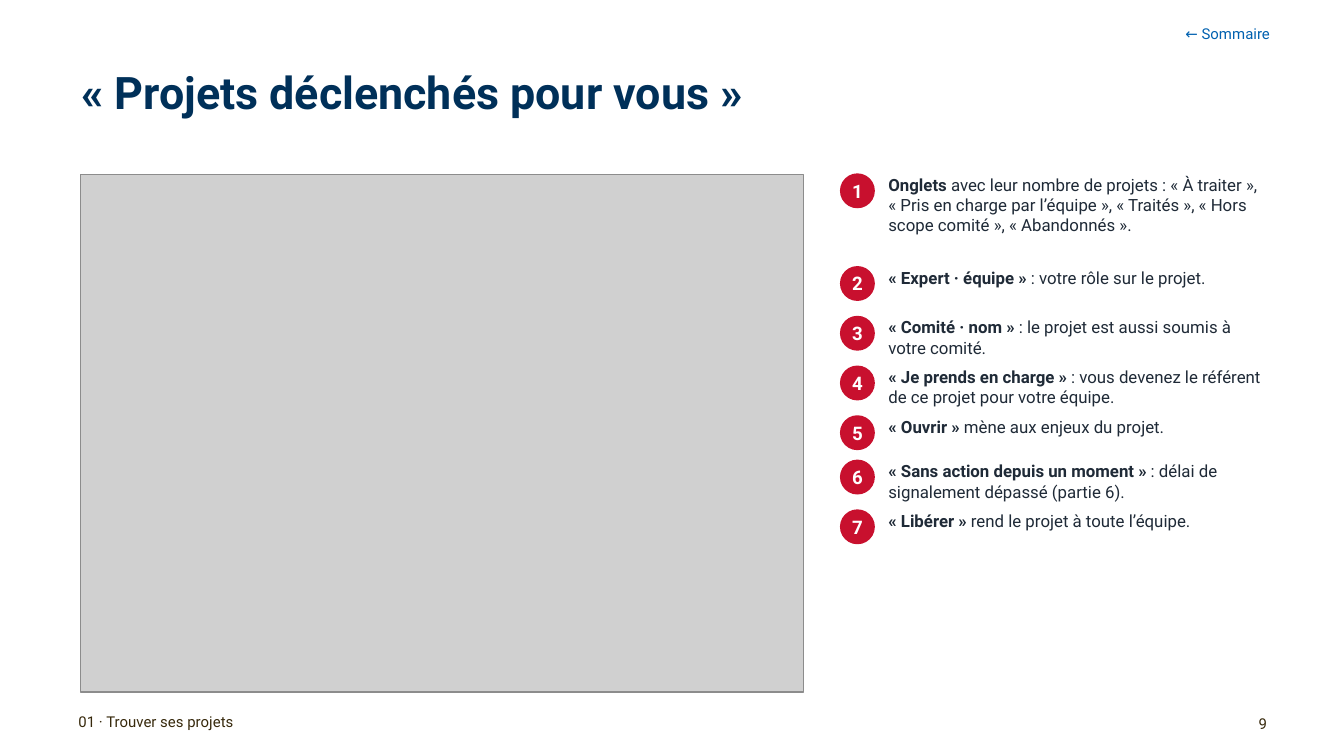
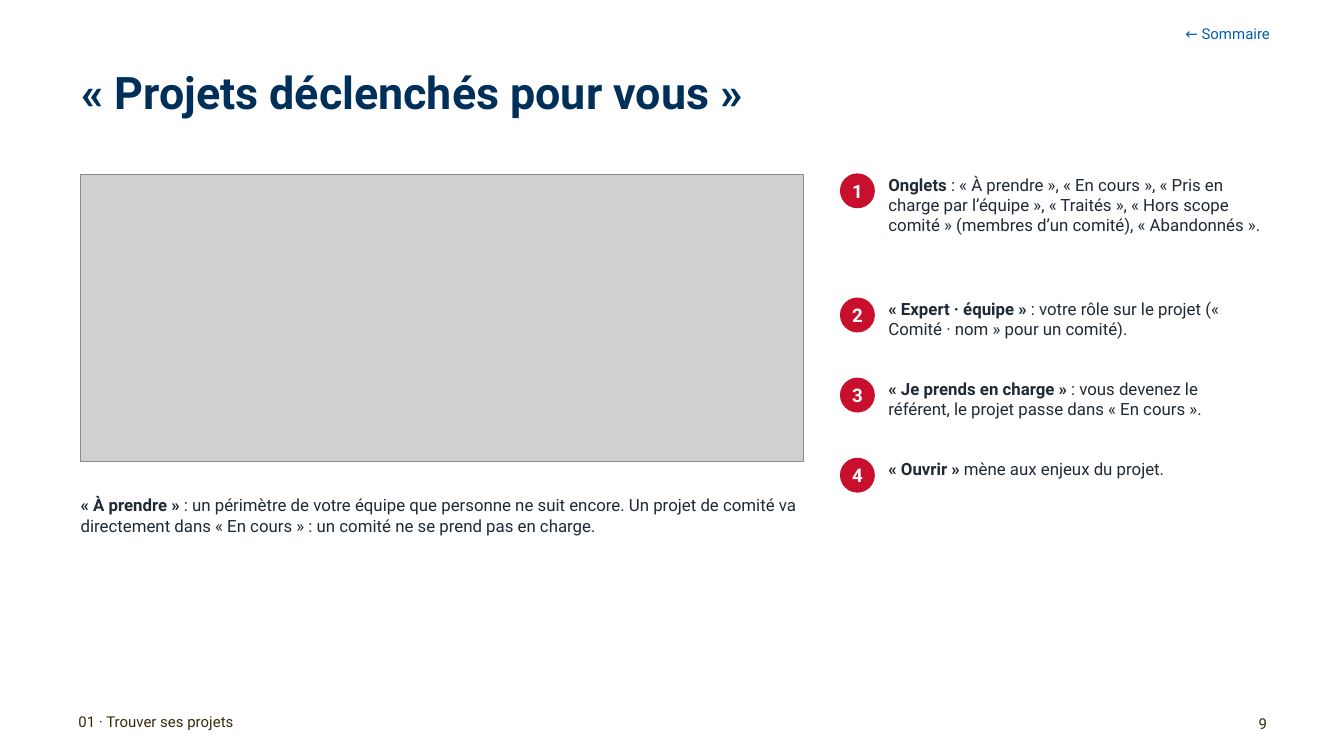
Before and after one commit to antoinelmariel-ux/ProjectNavigator, a slide deck: slide 9 of docs/Project Navigator_ Manuel SME.pptx. Drawn at 1344x756 pixels with LibreOffice and Linux fonts; fonts in the diff are those of the drawing; grey boxes stand for pictures; background and template pictures are left out. Boxes give left, top, right and bottom in pixels: in the first picture for what was removed or moved away, otherwise in the second. Text is boxed around its words. In the diff, an @@ line names an element or a change of style, - is before the commit and + after.

```diff
--- a/docs/Project Navigator_ Manuel SME.pptx
+++ b/docs/Project Navigator_ Manuel SME.pptx
@@ picture: place and size @@
-picture at box(81, 175, 804, 692)
+picture at box(81, 175, 804, 461)
@@ text at box(888, 176, 1244, 235): text changed @@
-Onglets avec leur nombre de projets : « À traiter », « Pris en charge par l’équipe », « Traités », « Hors scope comité », « Abandonnés ».
+Onglets : « À prendre », « En cours », « Pris en charge par l’équipe », « Traités », « Hors scope comité » (membres d’un comité), « Abandonnés ».
@@ ellipse "2": place and size @@
-ellipse "2" at box(840, 266, 875, 301)
+ellipse "2" at box(840, 297, 875, 332)
@@ text at box(888, 302, 1201, 339): text changed @@
-« Expert · équipe » : votre rôle sur le projet.
+« Expert · équipe » : votre rôle sur le projet (« Comité · nom » pour un comité).
@@ text removed at box(888, 320, 1231, 354) @@
-« Comité · nom » : le projet est aussi soumis à votre comité.
@@ ellipse "3": place and size @@
-ellipse "3" at box(840, 316, 875, 351)
+ellipse "3" at box(840, 378, 875, 413)
@@ text at box(888, 382, 1198, 419): text changed @@
-« Je prends en charge » : vous devenez le référent de ce projet pour votre équipe.
+« Je prends en charge » : vous devenez le référent, le projet passe dans « En cours ».
@@ ellipse removed at box(840, 415, 875, 450) @@
-5
@@ ellipse "4": place and size @@
-ellipse "4" at box(840, 366, 875, 401)
+ellipse "4" at box(840, 458, 875, 493)
@@ ellipse removed at box(840, 460, 875, 495) @@
-6
@@ text "« Ouvrir » mène aux ...": place and size @@
-text "« Ouvrir » mène aux ..." at box(901, 420, 1164, 437)
+text "« Ouvrir » mène aux ..." at box(901, 462, 1164, 479)
@@ text removed at box(888, 464, 1217, 502) @@
-« Sans action depuis un moment » : délai de signalement dépassé (partie 6).
@@ text added at box(81, 496, 796, 536), 9 pt, text #1F2A37 @@
+« À prendre » : un périmètre de votre équipe que personne ne suit encore. Un projet de comité va directement dans « En cours » : un comité ne se prend pas en charge.
@@ ellipse removed at box(840, 509, 875, 544) @@
-7
@@ text removed at box(901, 514, 1191, 531) @@
-« Libérer » rend le projet à toute l’équipe.
```
Also in this commit, not shown: 18 other slides changed, 3 slides added, 1 other file.
